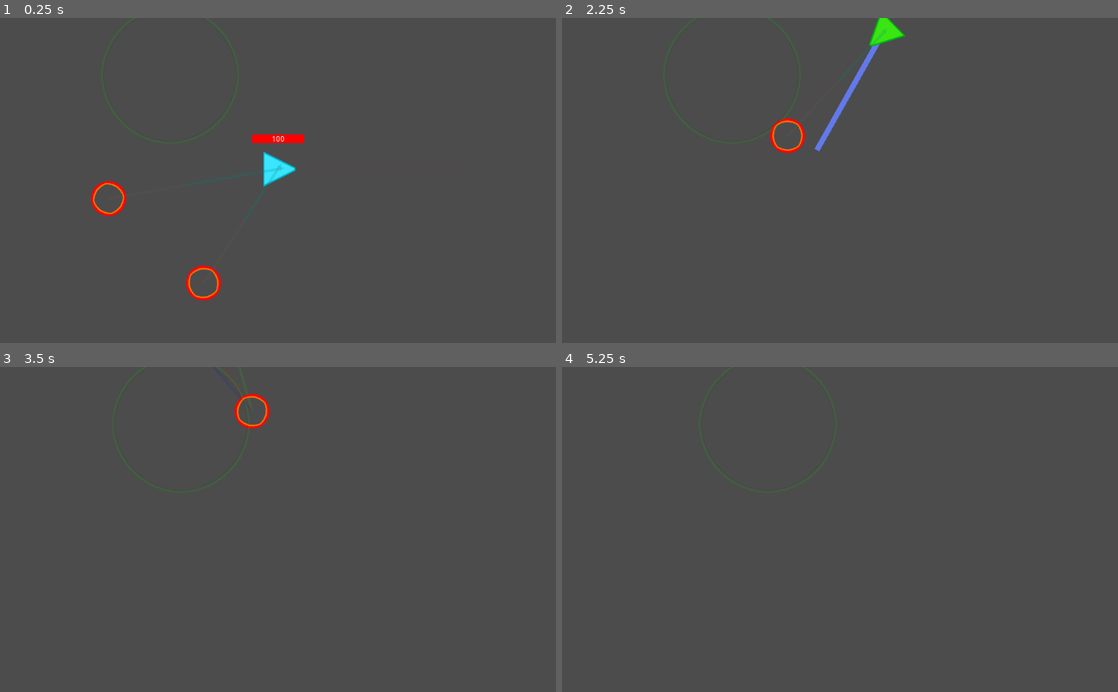
Above: before the commit, frames 1-4 (two rows, left to right).
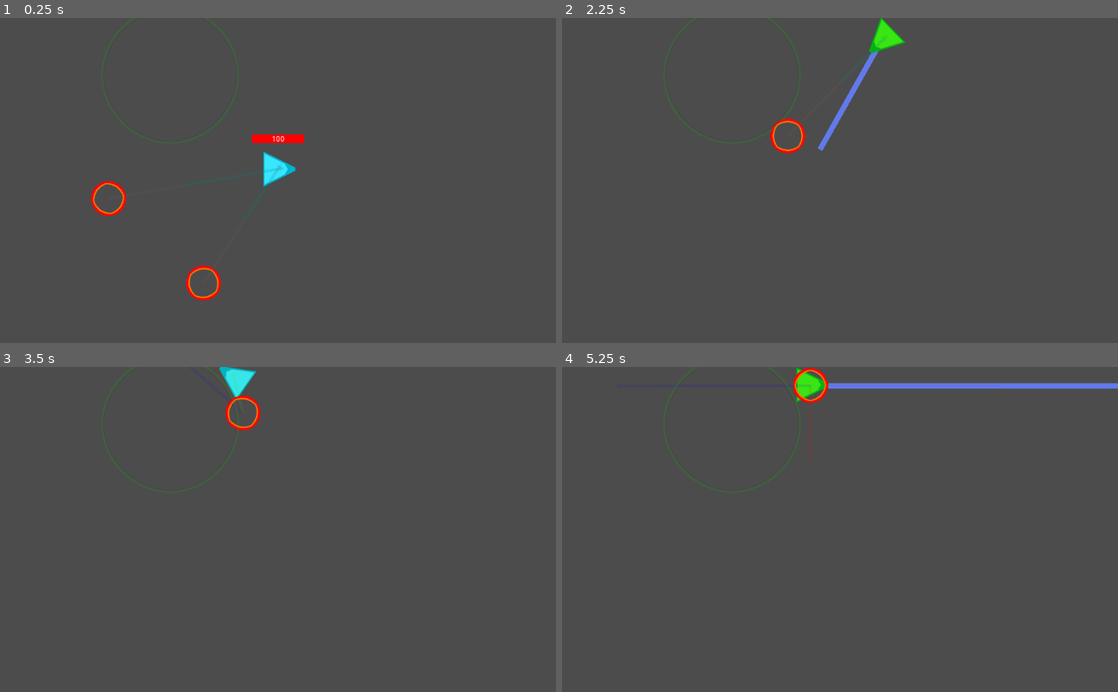
Above: after the commit, the same moments.

Repository: concernedsyndicate/AI
Game: Godot game, scene res://MainScene.tscn
Same seed, same stepped clock (60 frames per second), same inputs: the game is played once before the commit and once after it.
Inputs:
- Up to frame 1 (0.25 s): no input
- Up to frame 2 (2.25 s): hold Right (right) 0.53-1.28 s; tap Space (shoot) at 0.6, 1.35, 2.1 s; hold S (down) 1.28-2.03 s; hold Right (right) from 2.03 s (still down)
- Up to frame 3 (3.5 s): release Right (right) at 2.78 s; hold Up (up) from 2.78 s (still down); tap Space (shoot) at 2.85 s
- Up to frame 4 (5.25 s): release Up (up) at 3.53 s; hold Left (left) 3.53-5.03 s; tap Space (shoot) at 3.6, 4.35, 5.1 s; hold S (down) from 5.03 s (still down)

The runs differ from the first frame. In frame 1, less than 0.1% of the frame differs, in the area x 51-53%, y 45-49%; in frame 2, 0.8%; in frame 3, 0.8%; in frame 4, 1.4%, in the area x 26-100%, y 0-12%.

Commit message:
Added map bounds

Diff:
--- a/MainScene.tscn
+++ b/MainScene.tscn
@@ -1,14 +1,58 @@
-[gd_scene load_steps=5 format=2]
+[gd_scene load_steps=9 format=2]
 
 [ext_resource path="res://Scripts/MapSettings.gd" type="Script" id=1]
 [ext_resource path="res://Nodes/Player.tscn" type="PackedScene" id=2]
 [ext_resource path="res://Nodes/Monster.tscn" type="PackedScene" id=3]
 [ext_resource path="res://Nodes/Obstacle.tscn" type="PackedScene" id=4]
 
+[sub_resource type="RectangleShape2D" id=1]
+
+custom_solver_bias = 0.0
+extents = Vector2( 1, 1 )
+
+[sub_resource type="RectangleShape2D" id=2]
+
+custom_solver_bias = 0.0
+extents = Vector2( 1, 1 )
+
+[sub_resource type="RectangleShape2D" id=3]
+
+custom_solver_bias = 0.0
+extents = Vector2( 1, 1 )
+
+[sub_resource type="RectangleShape2D" id=4]
+
+custom_solver_bias = 0.0
+extents = Vector2( 1, 1 )
+
 [node name="Game" type="Node2D"]
 
-[node name="MapSettings" type="Node2D" parent="."]
+[node name="MapBoundary" type="StaticBody2D" parent="."]
+input_pickable = false
+collision_layer = 1
+collision_mask = 1
+constant_linear_velocity = Vector2( 0, 0 )
+constant_angular_velocity = 0.0
+physics_material_override = null
 script = ExtResource( 1 )
+_sections_unfolded = [ "Collision" ]
+bounds = Rect2( 0, 0, 1200, 1200 )
+
+[node name="Edge" type="CollisionShape2D" parent="MapBoundary"]
+shape = SubResource( 1 )
+_sections_unfolded = [ "shape" ]
+
+[node name="Edge2" type="CollisionShape2D" parent="MapBoundary"]
+shape = SubResource( 2 )
+_sections_unfolded = [ "shape" ]
+
+[node name="Edge3" type="CollisionShape2D" parent="MapBoundary"]
+shape = SubResource( 3 )
+_sections_unfolded = [ "shape" ]
+
+[node name="Edge4" type="CollisionShape2D" parent="MapBoundary"]
+shape = SubResource( 4 )
+_sections_unfolded = [ "shape" ]
 
 [node name="Player" parent="." instance=ExtResource( 2 )]
 position = Vector2( 578, 279 )
--- a/Nodes/Obstacle.tscn
+++ b/Nodes/Obstacle.tscn
@@ -1,14 +1,28 @@
-[gd_scene load_steps=3 format=2]
+[gd_scene load_steps=4 format=2]
 
 [ext_resource path="res://Scripts/Obstacle.gd" type="Script" id=1]
 [ext_resource path="res://Sprites/Obstacle.png" type="Texture" id=2]
 
-[node name="Obstacle" type="Node2D" groups=[
+[sub_resource type="CircleShape2D" id=1]
+
+custom_solver_bias = 0.0
+radius = 10.0
+
+[node name="Obstacle" type="StaticBody2D" groups=[
 "obstacles",
 ]]
+input_pickable = false
+collision_layer = 1
+collision_mask = 1
+constant_linear_velocity = Vector2( 0, 0 )
+constant_angular_velocity = 0.0
+physics_material_override = null
 script = ExtResource( 1 )
 radius = 128
 
 [node name="Sprite" type="Sprite" parent="."]
 modulate = Color( 1, 1, 1, 0.1 )
 texture = ExtResource( 2 )
+
+[node name="CollisionShape2D" type="CollisionShape2D" parent="."]
+shape = SubResource( 1 )
--- a/Nodes/Player.tscn
+++ b/Nodes/Player.tscn
@@ -1,34 +1,29 @@
-[gd_scene load_steps=8 format=2]
+[gd_scene load_steps=7 format=2]
 
 [ext_resource path="res://Scripts/Player.gd" type="Script" id=1]
 [ext_resource path="res://Sprites/Player.png" type="Texture" id=2]
 
-[sub_resource type="CircleShape2D" id=1]
-
-custom_solver_bias = 0.0
-radius = 30.0
-
-[sub_resource type="Gradient" id=2]
+[sub_resource type="Gradient" id=1]
 
 offsets = PoolRealArray( 0 )
 colors = PoolColorArray( 0, 0, 0, 1 )
 
-[sub_resource type="GradientTexture" id=3]
+[sub_resource type="GradientTexture" id=2]
 
 flags = 4
-gradient = SubResource( 2 )
+gradient = SubResource( 1 )
 width = 96
 _sections_unfolded = [ "Resource", "gradient" ]
 
-[sub_resource type="Gradient" id=4]
+[sub_resource type="Gradient" id=3]
 
 offsets = PoolRealArray( 0.728 )
 colors = PoolColorArray( 1, 0, 0, 1 )
 
-[sub_resource type="GradientTexture" id=5]
+[sub_resource type="GradientTexture" id=4]
 
 flags = 4
-gradient = SubResource( 4 )
+gradient = SubResource( 3 )
 width = 96
 _sections_unfolded = [ "gradient" ]
 
@@ -50,8 +45,9 @@
 texture = ExtResource( 2 )
 _sections_unfolded = [ "Transform" ]
 
-[node name="CollisionShape2D" type="CollisionShape2D" parent="."]
-shape = SubResource( 1 )
+[node name="CollisionShape2D" type="CollisionPolygon2D" parent="."]
+build_mode = 0
+polygon = PoolVector2Array( -24, -32, 32, 0, -24, 32 )
 
 [node name="Camera2D" type="Camera2D" parent="."]
 anchor_mode = 1
--- a/Scripts/MapSettings.gd
+++ b/Scripts/MapSettings.gd
@@ -1,15 +1,28 @@
 tool
 extends Node2D
 
-var map_bounds = Rect2(0, 0, 1200, 1200)
+export var bounds = Rect2(0, 0, 1200, 1200)
 
 func _ready():
-	var camera = $"../Player/Camera2D"
+	if !Engine.editor_hint:
+		var camera = $"../Player/Camera2D"
 
-	camera.limit_top = map_bounds.position.y
-	camera.limit_left = map_bounds.position.x
-	camera.limit_bottom = map_bounds.position.y + map_bounds.size.y
-	camera.limit_right = map_bounds.position.x + map_bounds.size.x
+		camera.limit_top = bounds.position.y
+		camera.limit_left = bounds.position.x
+		camera.limit_bottom = bounds.position.y + bounds.size.y
+		camera.limit_right = bounds.position.x + bounds.size.x
+
+		$Edge.position = bounds.position + Vector2(bounds.size.x/2, 0)
+		$Edge.shape.extents.x = bounds.size.x/2
+
+		$Edge2.position = bounds.position + Vector2(bounds.size.x, bounds.size.y/2)
+		$Edge2.shape.extents.y = bounds.size.y/2
+
+		$Edge3.position = bounds.position + Vector2(bounds.size.x/2, bounds.size.y)
+		$Edge3.shape.extents.x = bounds.size.x/2
+
+		$Edge4.position = bounds.position + Vector2(0, bounds.size.y/2)
+		$Edge4.shape.extents.y = bounds.size.y/2
 
 func _draw():
-	if Engine.editor_hint: draw_rect(map_bounds, Color.blue, false)
+	if Engine.editor_hint: draw_rect(bounds, Color.blue, false)
--- a/Scripts/Obstacle.gd
+++ b/Scripts/Obstacle.gd
@@ -4,7 +4,9 @@
 export var radius = 128
 
 func _ready():
-	if !Engine.editor_hint: $Sprite.scale = Vector2(radius / 128.0, radius / 128.0)
+	if !Engine.editor_hint:
+		$Sprite.scale = Vector2(radius / 128.0, radius / 128.0)
+		$CollisionShape2D.shape.radius = radius
 
 func _process(delta):
 	if Engine.editor_hint:
Not shown: 1 places in Nodes/Player.tscn that only renumber resources
Binary file changed: Sprites/Player.png
